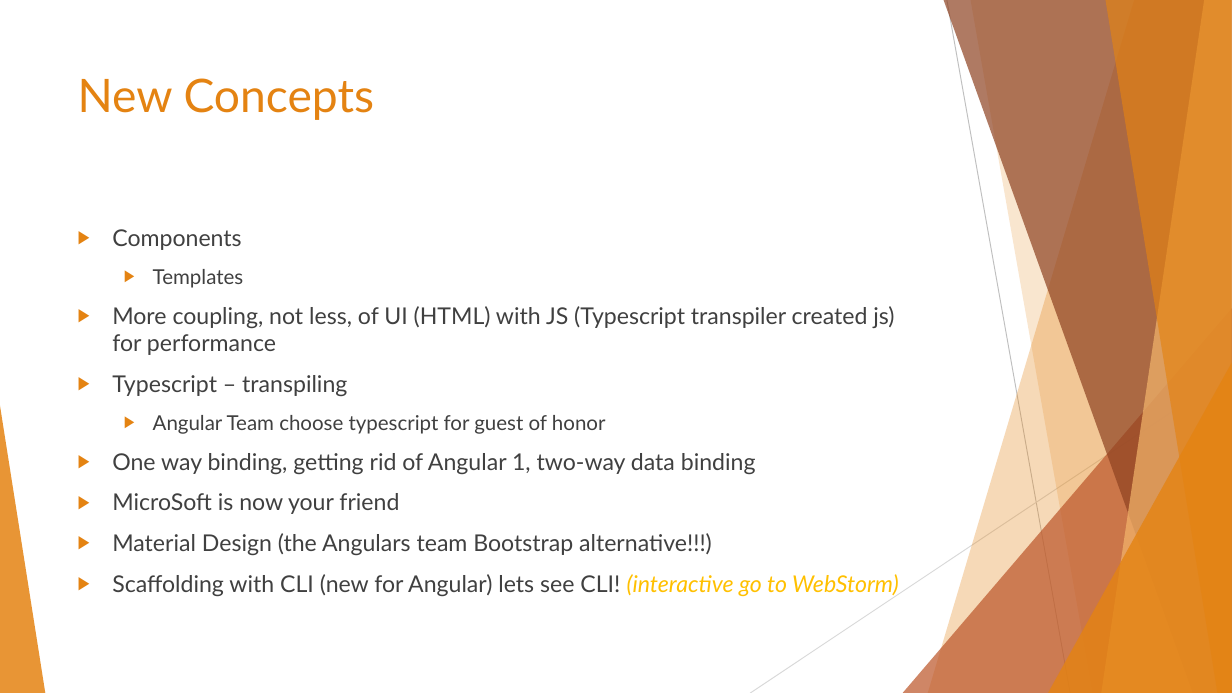
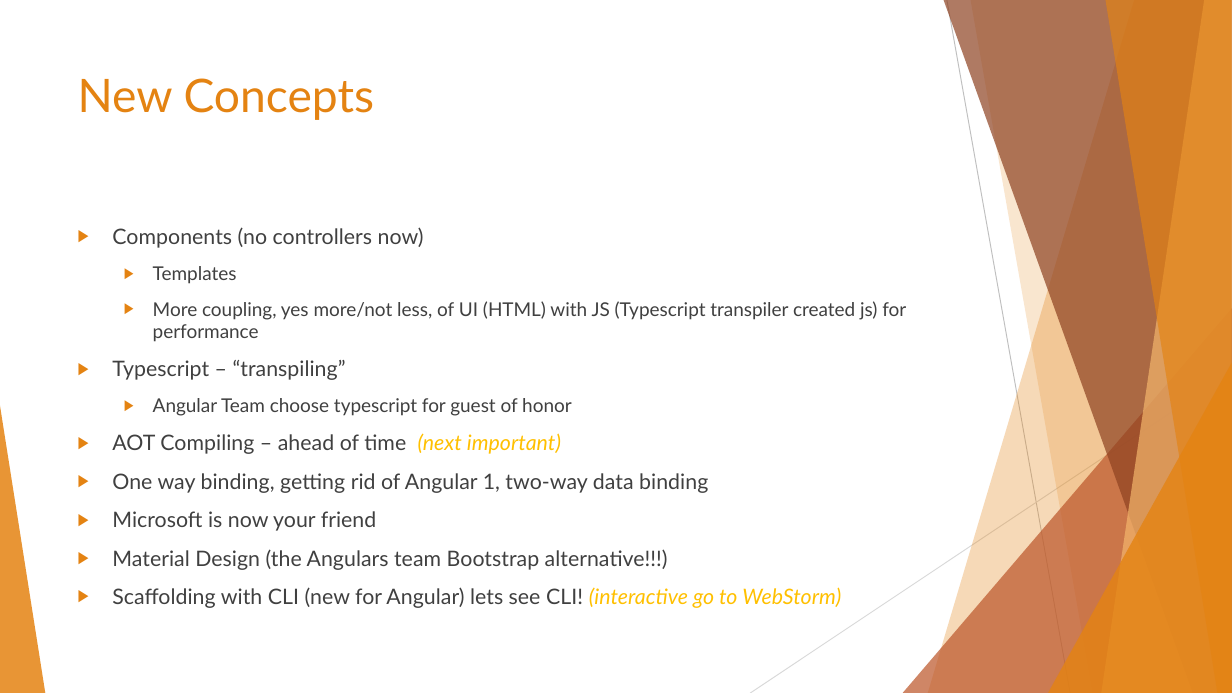
Before and after one commit to cwelrod/Demo, a slide deck: slide 5 of Angular 2 with TypeScript cont of MontJUG Spring Demo.pptx. Drawn at 1232x693 pixels with LibreOffice and Linux fonts; fonts in the diff are those of the drawing. Boxes give left, top, right and bottom in pixels: in the first picture for what was removed or moved away, otherwise in the second. Text is boxed around its words. In the diff, an @@ line names an element or a change of style, - is before the commit and + after.

```diff
--- a/Angular 2 with TypeScript cont of MontJUG Spring Demo.pptx
+++ b/Angular 2 with TypeScript cont of MontJUG Spring Demo.pptx
@@ text at [112,227,424,248]: text changed; size 18 to 16.6 pt @@
-▶ Components
+▶ Components (no controllers now)
@@ text at [112,266,841,608]: size 16 to 14.8 pt in "Templates", "Angular Team choose typescript for guest of ..."; size 18 to 16.6 pt in "One way binding, getting rid of Angular ...", "Material Design (the Angulars team Bootstrap alternative!!!)", "Scaffolding with CLI (new for Angular) lets ..." @@
@@ text at [112,301,906,380]: text changed; size 18 to 14.8 pt @@
-▶ More coupling, not less, of UI (HTML) with JS (Typescript transpiler created js) for performance
-▶ Typescript – transpiling
+  ▶ More coupling, yes more/not less, of UI (HTML) with JS (Typescript transpiler created js) for performance
+▶ Typescript – “transpiling”
@@ text at [112,433,561,454]: paragraph added @@
+▶ AOT Compiling – ahead of time (next important)
@@ text at [112,511,377,531]: text changed; size 18 to 16.6 pt @@
-▶ MicroSoft is now your friend
+▶ Microsoft is now your friend
```
Also in this commit, not shown: 5 other slides changed, 2 slides added.
